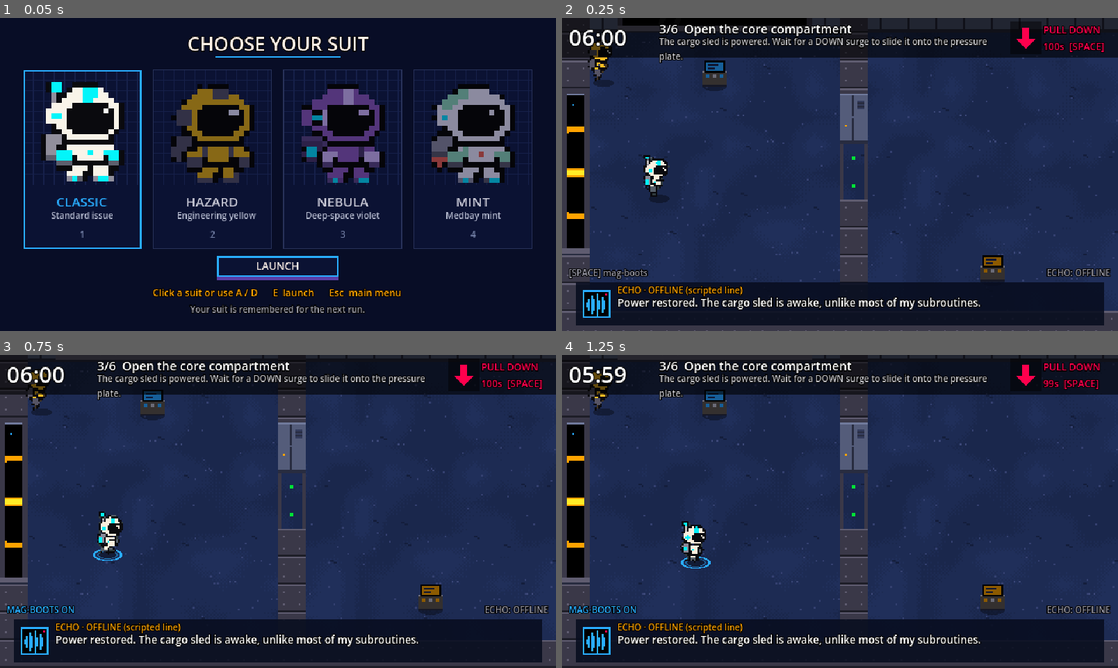
Above: before the commit, frames 1-4 (two rows, left to right).
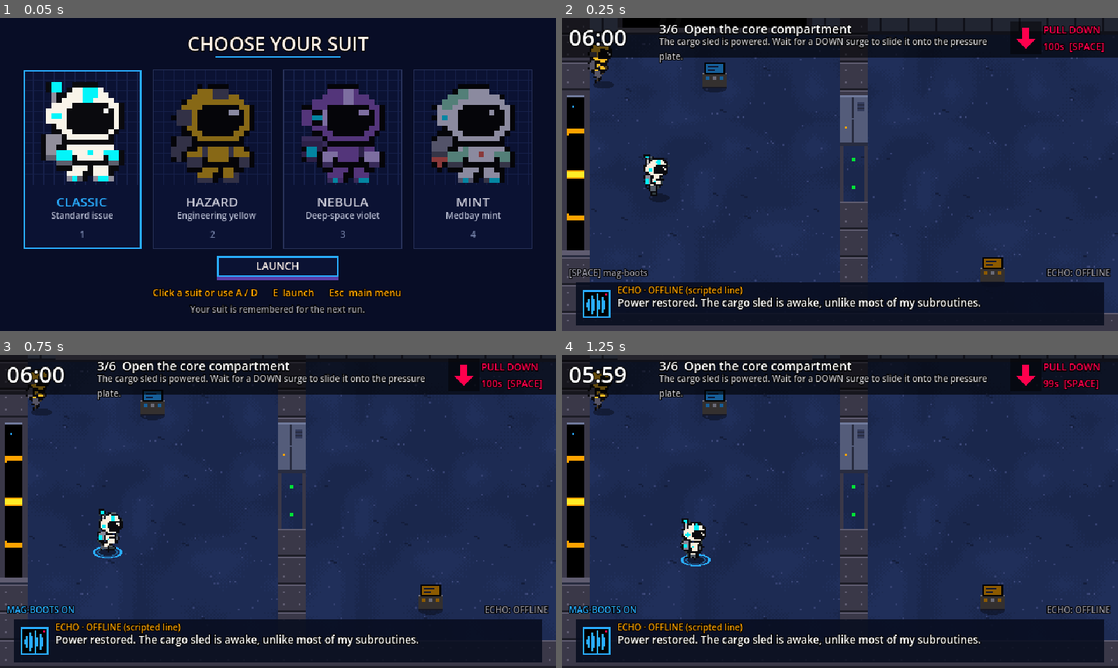
Above: after the commit, the same moments.

Repository: DhanwanthParameswar/back-2-earth
Game: Godot game, scene res://tests/test_runner.tscn
Two runs of this game, one before a commit and one after it. Both use one fixed random seed, a clock stepped at 60 frames per second and the inputs below. This scene is started directly instead of the project's main scene. Video files are missing from this copy of the repository; at most half a second of black plays in their place.
Inputs (mouse positions are in pixels of both pictures, inside the frame that each line leads up to):
- Up to frame 1 (0.05 s): no input
- Up to frame 2 (0.25 s): no input
- Up to frame 3 (0.75 s): tap Enter (ui_accept) at 0.5 s; move the mouse to (400, 495) at 0.52 s; hold D (move_right) from 0.53 s (still down); hold Space (boots) from 0.53 s (still down); click (400, 495) at 0.67 s
- Up to frame 4 (1.25 s): keep holding D (move_right); keep holding Space (boots); tap Enter (ui_accept) at 0.77 s

Frame 1 is identical in both runs. In frame 2, 2.5% of the frame differs, in the area x 0-100%, y 2-100%; in frame 3, 0.4%; in frame 4, 0.4%.

Commit message:
add postgresl, context for AI NPC, login/logout, and leaderboard

Diff:
--- a/scripts/ai/npc_client.gd
+++ b/scripts/ai/npc_client.gd
@@ -23,6 +23,8 @@
 ## The conversation so far, oldest first: {"role": "player"|"npc", "text": String}.
 var history: Array = []
 var busy := false
+## Questions sent this run (recorded in the run's stats).
+var messages_sent := 0
 
 var _talk: HTTPRequest
 var _audio: HTTPRequest
@@ -60,6 +62,7 @@
 	}
 	_remember("player", message)
 	_last_message = message
+	messages_sent += 1
 	_sent_run_id = GameState.run_id
 	_audio.cancel_request()  # an older answer's voice should not start now
 	var err := _talk.request(
--- /dev/null
+++ b/scripts/core/run_recorder.gd
@@ -0,0 +1,205 @@
+extends Node
+## Records each run on the server (Tiger Cloud database) and handles the optional
+## leaderboard account. Owner: C. Lives in the main scene (group "run_recorder").
+##
+## Run:   PLAYING starts -> POST /runs/start -> events are logged locally ->
+##        run_ended -> POST /runs/end (with the event log) -> `run_saved`.
+##        The server times the run itself, so the result can't be faked.
+## Account: everyone starts as a guest. register()/login() store a session token
+##        in Settings and, after a guest win, claim that run for the leaderboard.
+## If the server is unreachable, the game carries on; the panel just says offline.
+
+signal run_saved(result: Dictionary)          # {} if the run couldn't be saved
+signal leaderboard_loaded(entries: Array, me)  # me: {"username", "best"} or null
+signal leaderboard_offline
+signal auth_done(ok: bool, message: String)
+
+const REQUEST_TIMEOUT := 10.0
+const MAX_EVENTS := 300
+
+var run_token := ""
+## The server's answer to /runs/end ({} until then, or if it failed).
+var last_result := {}
+## Why /runs/end failed: the server's error code ("implausible", ...), "offline", or "".
+var last_error := ""
+## This device's own clock for the run, shown if the server's time is missing.
+var local_seconds := 0.0
+var events: Array = []
+
+var _start_ms := 0
+var _starting := false
+var _ended := false
+var _won := false
+var _end_sent := false
+
+
+func _ready() -> void:
+	add_to_group("run_recorder")
+	GameState.phase_changed.connect(_on_phase_changed)
+	GameState.game_event.connect(_on_game_event)
+	GameState.room_changed.connect(_on_room_changed)
+	GameState.run_ended.connect(_on_run_ended)
+
+
+# --- Run lifecycle ---------------------------------------------------------------------
+
+func _on_phase_changed(phase: int) -> void:
+	if phase != GameState.Phase.PLAYING or _starting or run_token != "":
+		return
+	_starting = true
+	_start_ms = Time.get_ticks_msec()
+	var body := {"suit": Settings.skin, "client": "web" if OS.has_feature("web") else "desktop",
+		"guest_id": Settings.guest_id}
+	_call(HTTPClient.METHOD_POST, "/runs/start", body, _on_started)
+
+
+func _on_started(code: int, data: Dictionary) -> void:
+	_starting = false
+	if code == 200 and typeof(data.get("run_token")) == TYPE_STRING:
+		run_token = data["run_token"]
+	if _ended and not _end_sent:
+		_send_end()  # the run finished before the server answered
+
+
+func _on_game_event(event_id: String) -> void:
+	log_event(event_id)
+
+
+func _on_room_changed(_room_id: String) -> void:
+	log_event("enter_room")
+
+
+## Time-stamped (seconds since the run started) for the events table.
+func log_event(event_id: String) -> void:
+	if event_id == "" or _ended or events.size() >= MAX_EVENTS:
+		return
+	events.append({
+		"t": snappedf(maxf(0.0, (Time.get_ticks_msec() - _start_ms) / 1000.0), 0.01),
+		"event": event_id,
+		"room": GameState.current_room,
+		"objective": GameState.current_objective_id(),
+	})
+
+
+func _on_run_ended(won: bool) -> void:
+	_ended = true
+	_won = won
+	local_seconds = (Time.get_ticks_msec() - _start_ms) / 1000.0
+	if run_token != "":
+		_send_end()
+	elif not _starting:
+		last_error = "offline"  # never got a run from the server
+		run_saved.emit({})
+		refresh_leaderboard()
+
+
+func build_end_body() -> Dictionary:
+	var npc = get_tree().get_first_node_in_group("npc_client")
+	return {
+		"run_token": run_token,
+		"outcome": "won" if _won else "lost",
+		"time_left_s": snappedf(clampf(GameState.time_left, 0.0, 3600.0), 0.1),
+		"debris_hits": GameState.hit_count,
+		"boots_uses": GameState.boots_use_count,
+		"npc_messages": npc.messages_sent if npc != null else 0,
+		"objectives_done": GameState.objective_index,
+		"events": events,
+	}
+
+
+func _send_end() -> void:
+	if run_token == "":
+		run_saved.emit({})
+		return
+	_end_sent = true
+	_call(HTTPClient.METHOD_POST, "/runs/end", build_end_body(), func(code: int, data: Dictionary):
+		last_result = data if code == 200 else {}
+		last_error = "" if code == 200 else (str(data.get("error", "")) if code != 0 else "offline")
+		run_saved.emit(last_result)
+		refresh_leaderboard())
+
+
+func refresh_leaderboard() -> void:
+	_call(HTTPClient.METHOD_GET, "/leaderboard?limit=10", null, func(code: int, data: Dictionary):
+		var entries = data.get("entries", [])
+		if code != 200 or typeof(entries) != TYPE_ARRAY:
+			leaderboard_offline.emit()
+			return
+		leaderboard_loaded.emit(entries, data.get("me")))
+
+
+# --- Account ---------------------------------------------------------------------------
+
+func register(username: String, password: String) -> void:
+	_auth("/auth/register", username, password)
+
+
+func login(username: String, password: String) -> void:
+	_auth("/auth/login", username, password)
+
+
+func _auth(path: String, username: String, password: String) -> void:
+	var body := {"username": username.strip_edges(), "password": password}
+	_call(HTTPClient.METHOD_POST, path, body, func(code: int, data: Dictionary):
+		if code != 200 or typeof(data.get("token")) != TYPE_STRING:
+			auth_done.emit(false, str(data.get("message", "Can't reach the leaderboard right now")))
+			return
+		Settings.set_account(str(data["username"]), str(data["token"]))
+		if _can_claim():
+			_claim()
+		else:
+			auth_done.emit(true, "")
+			refresh_leaderboard())
+
+
+## A guest win this session that the new account can take onto the leaderboard.
+func _can_claim() -> bool:
+	return _won and run_token != "" and not last_result.is_empty() \
+		and not bool(last_result.get("saved_to_account", true))
+
+
+func _claim() -> void:
+	_call(HTTPClient.METHOD_POST, "/runs/claim", {"run_token": run_token}, func(code: int, data: Dictionary):
+		if code == 200:
+			last_result["saved_to_account"] = true
+			last_result["best"] = data.get("best")
+			auth_done.emit(true, "")
+		else:
+			auth_done.emit(true, str(data.get("message", "Logged in, but this run couldn't be saved")))
+		refresh_leaderboard())
+
+
+func logout() -> void:
+	if Settings.is_logged_in():
+		_call(HTTPClient.METHOD_POST, "/auth/logout", {}, func(_c: int, _d: Dictionary): pass)
+	Settings.clear_account()
+	auth_done.emit(true, "")
+	refresh_leaderboard()
+
+
+# --- HTTP ------------------------------------------------------------------------------
+
+## One HTTPRequest per call (a node can only run one request at a time).
+## `done` gets (http_code or 0 if unreachable, parsed JSON object or {}).
+func _call(method: int, path: String, body, done: Callable) -> void:
+	var http := HTTPRequest.new()
+	http.timeout = REQUEST_TIMEOUT
+	add_child(http)
+	http.request_completed.connect(func(result: int, code: int, _headers: PackedStringArray, raw: PackedByteArray):
+		http.queue_free()
+		var data = null
+		if result == HTTPRequest.RESULT_SUCCESS:
+			data = JSON.parse_string(raw.get_string_from_utf8())
+		done.call(code if result == HTTPRequest.RESULT_SUCCESS else 0, data if typeof(data) == TYPE_DICTIONARY else {}))
+	var headers := PackedStringArray(["Content-Type: application/json"])
+	if Settings.account_token != "":
+		headers.append("Authorization: Bearer " + Settings.account_token)
+	var err := http.request(Settings.backend_url() + path, headers, method, "" if body == null else JSON.stringify(body))
+	if err != OK:
+		http.queue_free()
+		done.call(0, {})
+
+
+static func format_time(seconds: float) -> String:
+	var s := maxf(0.0, seconds)
+	return "%d:%04.1f" % [int(s) / 60, fmod(s, 60.0)]
--- a/scripts/core/settings.gd
+++ b/scripts/core/settings.gd
@@ -33,11 +33,21 @@
 ]
 var skin := "classic"
 
+## Leaderboard account (optional: everyone starts as a guest). The token is a
+## login session from the server; the password is never stored.
+var account_name := ""
+var account_token := ""
+## Random id made once per device: guest wins show as Guest + its first 4 characters.
+var guest_id := ""
+
 
 func _ready() -> void:
 	process_mode = Node.PROCESS_MODE_ALWAYS
 	InputSetup.ensure_actions()
 	_load()
+	if guest_id.length() < 8:
+		guest_id = Crypto.new().generate_random_bytes(6).hex_encode()  # 12 lowercase hex chars
+		_save()
 	if OS.has_feature("web"):
 		# Not saved per player, so a changed backend address takes effect for everyone.
 		companion_url = WEB_COMPANION_URL
@@ -49,6 +59,29 @@
 func backend_url() -> String:
 	var override := OS.get_environment("B2E_BACKEND").strip_edges()
 	return override.trim_suffix("/") if override != "" else BACKEND_URL
+
+
+func is_logged_in() -> bool:
+	return account_token != ""
+
+
+## How this player appears on the leaderboard (matches the server's view).
+func player_name() -> String:
+	return account_name if is_logged_in() else "Guest" + guest_id.left(4).to_upper()
+
+
+func set_account(username: String, token: String) -> void:
+	account_name = username
+	account_token = token
+	_save()
+	changed.emit()
+
+
+func clear_account() -> void:
+	account_name = ""
+	account_token = ""
+	_save()
+	changed.emit()
 
 
 func toggle_mute() -> void:
@@ -124,6 +157,9 @@
 	var saved_skin := str(cfg.get_value("player", "skin", skin))
 	if skin_index(saved_skin) >= 0:
 		skin = saved_skin
+	account_name = str(cfg.get_value("account", "name", ""))
+	account_token = str(cfg.get_value("account", "token", ""))
+	guest_id = str(cfg.get_value("player", "guest_id", ""))
 
 
 func _save() -> void:
@@ -134,4 +170,7 @@
 	cfg.set_value("companion", "enabled", companion_enabled)
 	cfg.set_value("companion", "url", companion_url)
 	cfg.set_value("player", "skin", skin)
+	cfg.set_value("account", "name", account_name)
+	cfg.set_value("account", "token", account_token)
+	cfg.set_value("player", "guest_id", guest_id)
 	cfg.save(SAVE_PATH)
--- a/scripts/main.gd
+++ b/scripts/main.gd
@@ -10,6 +10,8 @@
 const CompanionClient = preload("res://scripts/ai/companion_client.gd")
 const NpcClient = preload("res://scripts/ai/npc_client.gd")
 const NpcChat = preload("res://scripts/ui/npc_chat.gd")
+const RunRecorder = preload("res://scripts/core/run_recorder.gd")
+const LeaderboardPanel = preload("res://scripts/ui/leaderboard_panel.gd")
 const Hud = preload("res://scripts/ui/hud.gd")
 const PlayerScene = preload("res://scenes/player/player.tscn")
 const Art = preload("res://scripts/ship/art.gd")
@@ -68,6 +70,14 @@
 	npc_chat.name = "NpcChat"
 	add_child(npc_chat)
 
+	# Runs -> Tiger Cloud database; leaderboard + optional account on the win screen.
+	var recorder = RunRecorder.new()
+	recorder.name = "RunRecorder"
+	add_child(recorder)
+	var board = LeaderboardPanel.new()
+	board.name = "LeaderboardPanel"
+	add_child(board)
+
 	Sfx.start_ambient()
 
 
--- /dev/null
+++ b/scripts/ui/leaderboard_panel.gd
@@ -0,0 +1,292 @@
+extends CanvasLayer
+## Win-screen leaderboard. Owner: D. Shows after a win, beside the Earth:
+##   left  = TOP 10 (ranks 1-10 always listed; empty slots show ---)
+##   right = your time and the name it was saved under. Guests are saved as
+##           GuestXXXX automatically and can create an account / log in to put
+##           their own name on it; logged-in players see a log-out button.
+## Typing in the boxes never triggers the HUD's R/E/Q keys (the text box takes them).
+
+const UiStyle = preload("res://scripts/ui/ui_style.gd")
+const RunRecorder = preload("res://scripts/core/run_recorder.gd")
+
+const SHOW_DELAY := 4.2  # after the pod flies off and the win text appears
+const ROWS := 10
+
+var _left: PanelContainer
+var _right: PanelContainer
+var _rank_labels: Array[Label] = []
+var _name_labels: Array[Label] = []
+var _time_labels: Array[Label] = []
+var _board_footer: Label
+var _time_label: Label
+var _saved_label: Label
+var _status_label: Label
+var _guest_box: VBoxContainer
+var _user_box: VBoxContainer
+var _name_edit: LineEdit
+var _pass_edit: LineEdit
+var _create_button: Button
+var _login_button: Button
+var _recorder = null
+var _busy := false
+
+
+func _ready() -> void:
+	layer = 12
+	add_to_group("leaderboard_panel")
+	_build()
+	show_entries([])
+	set_visible_panels(false)
+	GameState.run_ended.connect(_on_run_ended)
+	Settings.changed.connect(_refresh_account)
+
+
+func _connect_recorder() -> void:
+	if _recorder != null:
+		return
+	_recorder = get_tree().get_first_node_in_group("run_recorder")
+	if _recorder != null:
+		_recorder.run_saved.connect(func(_r): _refresh_account())
+		_recorder.leaderboard_loaded.connect(show_entries)
+		_recorder.leaderboard_offline.connect(func(): _board_footer.text = "Leaderboard offline")
+		_recorder.auth_done.connect(_on_auth_done)
+
+
+func set_visible_panels(value: bool) -> void:
+	_left.visible = value
+	_right.visible = value
+
+
+func is_open() -> bool:
+	return _left.visible
+
+
+func _on_run_ended(won: bool) -> void:
+	_connect_recorder()
+	if not won:
+		return
+	var tw := create_tween()
+	tw.tween_interval(SHOW_DELAY)
+	tw.tween_callback(open)
+
+
+func open() -> void:
+	_connect_recorder()
+	set_visible_panels(true)
+	_refresh_account()
+
+
+# --- Content ---------------------------------------------------------------------------
+
+## Fills ranks 1-10; missing places stay as "---".
+func show_entries(entries: Array, _me = null) -> void:
+	_board_footer.text = ""
+	var mine := Settings.player_name()
+	for i in ROWS:
+		var e = entries[i] if i < entries.size() and typeof(entries[i]) == TYPE_DICTIONARY else null
+		_rank_labels[i].text = "%d." % (i + 1)
+		if e == null:
+			_name_labels[i].text = "---"
+			_time_labels[i].text = ""
+			_set_row_color(i, UiStyle.MUTED)
+			continue
+		var player := str(e.get("player", "?")).left(16)
+		_rank_labels[i].text = "%d." % int(e.get("rank", i + 1))
+		_name_labels[i].text = player
+		_time_labels[i].text = RunRecorder.format_time(float(e.get("seconds", 0.0)))
+		_set_row_color(i, UiStyle.CYAN if player == mine else UiStyle.TEXT)
+
+
+func _set_row_color(i: int, color: Color) -> void:
+	for l in [_rank_labels[i], _name_labels[i], _time_labels[i]]:
+		l.add_theme_color_override("font_color", color)
+
+
+func _refresh_account() -> void:
+	if _recorder == null:
+		return
+	var result: Dictionary = _recorder.last_result
+	var logged_in := Settings.is_logged_in()
+	_guest_box.visible = not logged_in
+	_user_box.visible = logged_in
+
+	if result.has("duration_s"):
+		_time_label.text = "YOUR TIME  " + RunRecorder.format_time(float(result["duration_s"]))
+	elif _recorder.local_seconds > 0.0:
+		_time_label.text = "YOUR TIME  " + RunRecorder.format_time(_recorder.local_seconds)
+	else:
+		_time_label.text = "YOUR TIME"
+
+	var best = result.get("best")
+	if typeof(best) == TYPE_DICTIONARY:
+		_saved_label.text = "Saved as %s   #%d  (best %s)" % [
+			str(best.get("player", Settings.player_name())), int(best.get("rank", 0)),
+			RunRecorder.format_time(float(best.get("seconds", 0.0)))]
+	elif result.has("duration_s"):
+		_saved_label.text = "Saved as %s (not in the top 100)" % Settings.player_name()
+	elif _recorder.last_error != "":
+		_saved_label.text = save_error_text(_recorder.last_error)
+	else:
+		_saved_label.text = "Saving..."
+
+
+## What to tell the player when their run wasn't saved.
+static func save_error_text(error: String) -> String:
+	match error:
+		"implausible":
+			return "Not saved: too fast for the server to verify."
+		"offline", "db_unavailable":
+			return "Not saved: the leaderboard is offline right now."
+		"rate_limited":
+			return "Not saved: too many requests, try again in a moment."
+		_:
+			return "Not saved (%s)." % error
+
+
+func _on_auth_done(ok: bool, message: String) -> void:
+	_set_busy(false)
+	if ok:
+		_pass_edit.text = ""
+	_status_label.text = message
+	_status_label.visible = message != ""
+	_status_label.add_theme_color_override("font_color", UiStyle.MUTED if ok else UiStyle.AMBER)
+	_refresh_account()
+
+
+func _submit(create: bool) -> void:
+	if _busy or _recorder == null:
+		return
+	var username := _name_edit.text.strip_edges()
+	var password := _pass_edit.text
+	if username.length() < 3 or password.length() < 8:
+		_status_label.text = "Username 3+ characters, password 8+"
+		_status_label.visible = true
+		_status_label.add_theme_color_override("font_color", UiStyle.AMBER)
+		return
+	_set_busy(true)
+	_status_label.text = "Creating account..." if create else "Logging in..."
+	_status_label.visible = true
+	_status_label.add_theme_color_override("font_color", UiStyle.MUTED)
+	if create:
+		_recorder.register(username, password)
+	else:
+		_recorder.login(username, password)
+
+
+func _set_busy(value: bool) -> void:
+	_busy = value
+	_create_button.disabled = value
+	_login_button.disabled = value
+
+
+# --- Construction ----------------------------------------------------------------------
+
+func _panel(pos: Vector2, size: Vector2) -> PanelContainer:
+	var p := PanelContainer.new()
+	p.position = pos
+	p.size = size
+	p.custom_minimum_size = size
+	var style := UiStyle.panel()
+	style.set_content_margin_all(8)
+	p.add_theme_stylebox_override("panel", style)
+	add_child(p)
+	return p
+
+
+func _edit(placeholder: String, secret: bool) -> LineEdit:
+	var e := LineEdit.new()
+	e.placeholder_text = placeholder
+	e.secret = secret
+	e.max_length = 128 if secret else 16
+	e.add_theme_font_size_override("font_size", 10)
+	e.add_theme_color_override("font_color", UiStyle.TEXT)
+	e.add_theme_color_override("font_placeholder_color", UiStyle.MUTED)
+	e.add_theme_stylebox_override("normal", UiStyle.box(UiStyle.NAVY_DEEP, Color(UiStyle.CYAN, 0.5), 1))
+	e.add_theme_stylebox_override("focus", UiStyle.box(UiStyle.NAVY_DEEP, UiStyle.CYAN, 1))
+	return e
+
+
+func _button(text: String) -> Button:
+	var b := Button.new()
+	b.text = text
+	UiStyle.style_button(b, 9)
+	b.size_flags_horizontal = Control.SIZE_EXPAND_FILL
+	return b
+
+
+func _small(text: String, color := UiStyle.TEXT, size := 9) -> Label:
+	var l := UiStyle.label(text, size, color)
+	l.autowrap_mode = TextServer.AUTOWRAP_WORD_SMART
+	l.custom_minimum_size = Vector2(210, 0)
+	return l
+
+
+func _build() -> void:
+	# Left: ranks 1-10 in a 3-column grid (rank, name, time).
+	_left = _panel(Vector2(12, 34), Vector2(228, 168))
+	var lcol := VBoxContainer.new()
+	lcol.add_theme_constant_override("separation", 2)
+	_left.add_child(lcol)
+	lcol.add_child(UiStyle.label("TOP 10 ESCAPES", 11, UiStyle.CYAN))
+	var grid := GridContainer.new()
+	grid.columns = 3
+	grid.add_theme_constant_override("h_separation", 8)
+	grid.add_theme_constant_override("v_separation", 0)
+	lcol.add_child(grid)
+	for i in ROWS:
+		var r := UiStyle.label("", 9, UiStyle.MUTED)
+		r.custom_minimum_size = Vector2(20, 0)
+		r.horizontal_alignment = HORIZONTAL_ALIGNMENT_RIGHT
+		var n := UiStyle.label("", 9, UiStyle.MUTED)
+		n.custom_minimum_size = Vector2(120, 0)
+		var t := UiStyle.label("", 9, UiStyle.MUTED)
+		t.horizontal_alignment = HORIZONTAL_ALIGNMENT_RIGHT
+		t.custom_minimum_size = Vector2(46, 0)
+		for l in [r, n, t]:
+			grid.add_child(l)
+		_rank_labels.append(r)
+		_name_labels.append(n)
+		_time_labels.append(t)
+	_board_footer = UiStyle.label("", 8, UiStyle.AMBER)
+	lcol.add_child(_board_footer)
+
+	# Right: your time, where it was saved, and the account form.
+	_right = _panel(Vector2(400, 34), Vector2(228, 168))
+	var rcol := VBoxContainer.new()
+	rcol.add_theme_constant_override("separation", 3)
+	_right.add_child(rcol)
+	_time_label = UiStyle.label("YOUR TIME", 12, UiStyle.CYAN)
+	rcol.add_child(_time_label)
+	_saved_label = _small("Saving...")
+	rcol.add_child(_saved_label)
+
+	_guest_box = VBoxContainer.new()
+	_guest_box.add_theme_constant_override("separation", 3)
+	rcol.add_child(_guest_box)
+	_guest_box.add_child(_small("Put your own name on it:", UiStyle.MUTED))
+	_name_edit = _edit("Username (3-16: letters, 0-9, _)", false)
+	_guest_box.add_child(_name_edit)
+	_pass_edit = _edit("Password (8+ characters)", true)
+	_pass_edit.text_submitted.connect(func(_t): _submit(false))
+	_guest_box.add_child(_pass_edit)
+	var buttons := HBoxContainer.new()
+	_guest_box.add_child(buttons)
+	_create_button = _button("CREATE ACCOUNT")
+	_create_button.pressed.connect(func(): _submit(true))
+	buttons.add_child(_create_button)
+	_login_button = _button("LOG IN")
+	_login_button.pressed.connect(func(): _submit(false))
+	buttons.add_child(_login_button)
+
+	_user_box = VBoxContainer.new()
+	rcol.add_child(_user_box)
+	var out := _button("LOG OUT")
+	out.size_flags_horizontal = Control.SIZE_SHRINK_BEGIN
+	out.pressed.connect(func():
+		if _recorder != null:
+			_recorder.logout())
+	_user_box.add_child(out)
+
+	_status_label = _small("", UiStyle.MUTED)
+	_status_label.visible = false  # only takes space when there is something to say
+	rcol.add_child(_status_label)
--- a/tests/test_runner.gd
+++ b/tests/test_runner.gd
@@ -7,6 +7,7 @@
 const GravityDirector = preload("res://scripts/core/gravity_director.gd")
 const CompanionClient = preload("res://scripts/ai/companion_client.gd")
 const NpcClient = preload("res://scripts/ai/npc_client.gd")
+const RunRecorder = preload("res://scripts/core/run_recorder.gd")
 const MainScene = preload("res://scenes/main.tscn")
 const MenuScene = preload("res://scenes/menu.tscn")
 
@@ -25,6 +26,7 @@
 	_test_skin_assets()
 	_test_npc_helpers()
 	await _test_crewmate()
+	await _test_leaderboard()
 	await _test_full_run()
 	await _test_restart_resets()
 	await _test_menu()
@@ -189,6 +191,45 @@
 	_check(chat.is_open() and player.input_blocked(), "E opens the chat box and freezes the player")
 	chat.close()
 	_check(not chat.is_open() and not player.input_blocked(), "closing the chat frees the player")
+	main.queue_free()
+	await get_tree().process_frame
+
+
+func _test_leaderboard() -> void:
+	print("Runs + leaderboard (offline server)")
+	_check(RunRecorder.format_time(95.0) == "1:35.0" and RunRecorder.format_time(5.24) == "0:05.2", "times show as m:ss.s")
+	var saved_name: String = Settings.account_name
+	var saved_token: String = Settings.account_token
+	Settings.clear_account()
+	var main = MainScene.instantiate()
+	add_child(main)
+	await get_tree().process_frame
+	GameState.begin_play()
+	var recorder = main.get_node("RunRecorder")
+	var board = main.get_node("LeaderboardPanel")
+	_check(recorder != null and board != null, "main scene has the run recorder and leaderboard panel")
+	GameState.request_help()
+	_check(recorder.events.size() >= 1 and recorder.events[-1]["event"] == "help", "game events are logged with a time")
+	var body: Dictionary = recorder.build_end_body()
+	var keys_ok := true
+	for key in ["run_token", "outcome", "time_left_s", "debris_hits", "boots_uses", "npc_messages", "objectives_done", "events"]:
+		keys_ok = keys_ok and body.has(key)
+	_check(keys_ok and body["outcome"] == "lost", "end-of-run report has every stat")
+	_check(not board.is_open(), "leaderboard hidden during play")
+	board.open()
+	_check(board.is_open() and board._guest_box.visible and not board._user_box.visible, "guests see the save-to-leaderboard form")
+	Settings.set_account("Tester", "test-token")
+	_check(board._user_box.visible and not board._guest_box.visible, "logged-in players see their account instead")
+	board.show_entries([{"rank": 1, "player": "Tester", "seconds": 95.0}, {"rank": 2, "player": "Bob", "seconds": 100.0}])
+	_check(board._name_labels[0].text == "Tester" and board._time_labels[0].text == "1:35.0", "top 10 lists names and times")
+	_check(board._rank_labels[9].text == "10." and board._name_labels[9].text == "---", "ranks 1-10 always shown, empty slots ---")
+	Settings.clear_account()
+	_check(Settings.guest_id.length() >= 8 and Settings.player_name().begins_with("Guest") and Settings.player_name().length() == 9,
+		"guests get a GuestXXXX name from their device id")
+	_check(recorder.build_end_body().has("run_token"), "recorder still builds its report")
+	_check(board.save_error_text("implausible").contains("too fast") and board.save_error_text("offline").contains("offline"),
+		"a refused save says why instead of 'server busy'")
+	Settings.set_account(saved_name, saved_token)
 	main.queue_free()
 	await get_tree().process_frame
 
Not shown, added: scripts/core/run_recorder.gd.uid
Not shown, added: scripts/ui/leaderboard_panel.gd.uid
Not shown, added: server/schema.sql
